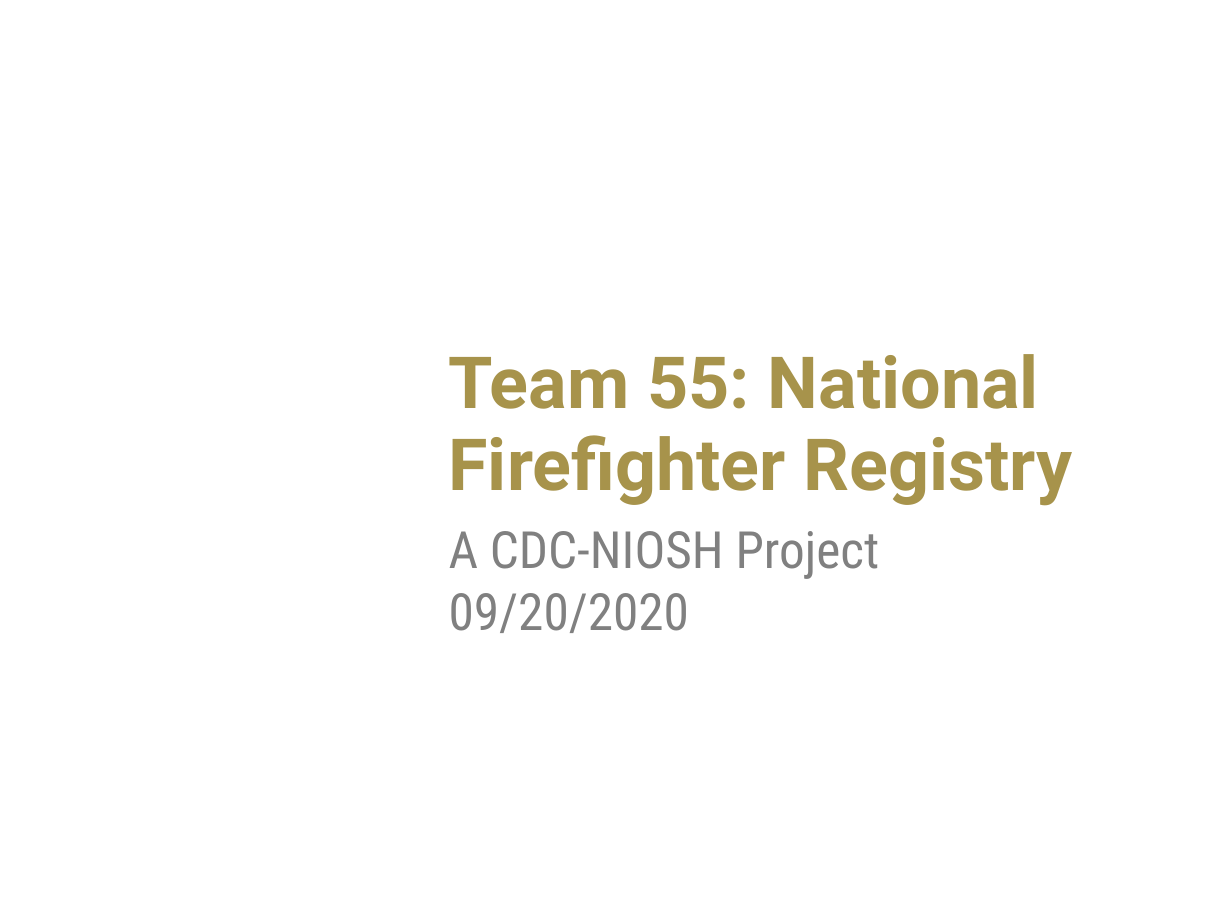
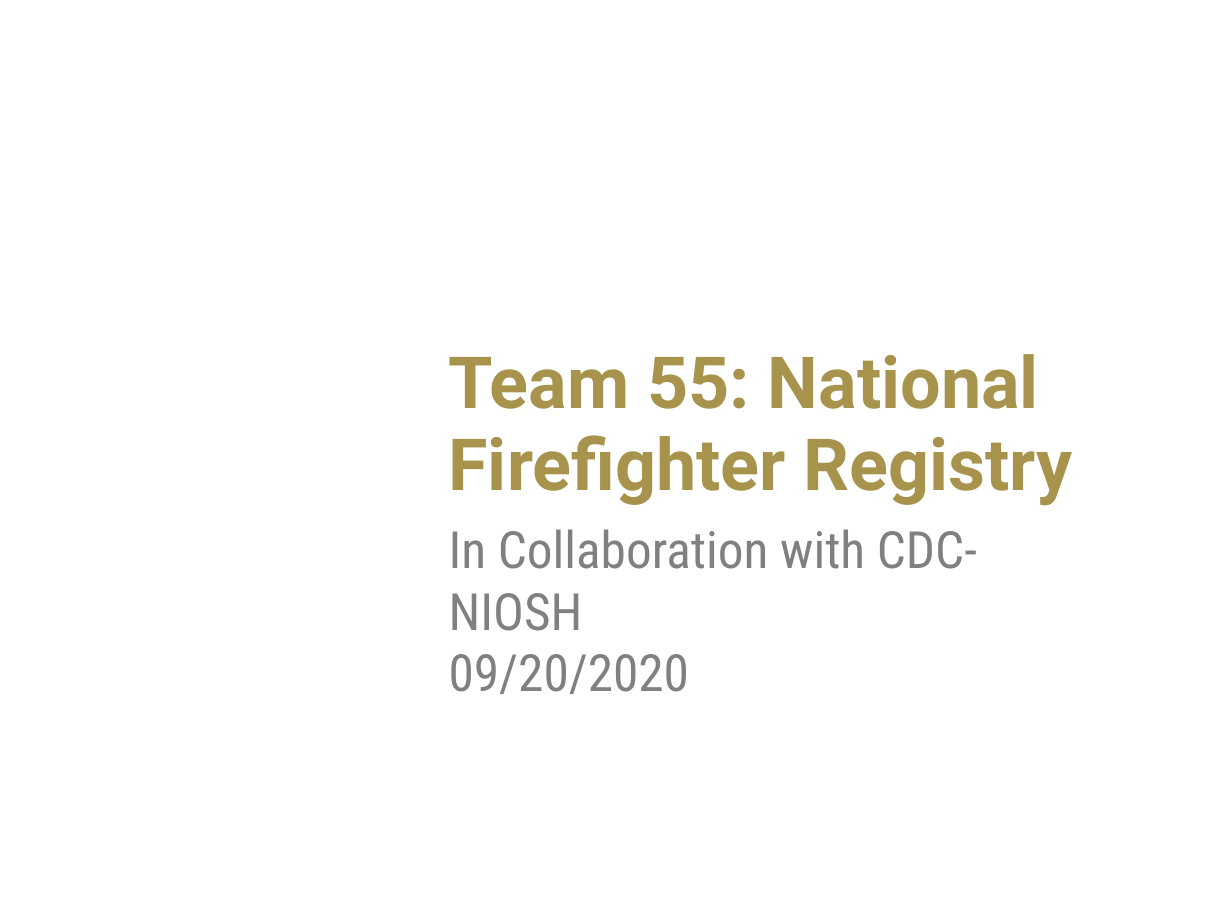
Before and after one commit to jdavis470/National-Firefighter-Registry, a slide deck: slide 1 of Team 55 Project Plan.pptx. Drawn at 1232x924 pixels with LibreOffice and Linux fonts; fonts in the diff are those of the drawing; background and template pictures are left out. Boxes give left, top, right and bottom in pixels: in the first picture for what was removed or moved away, otherwise in the second. Text is boxed around its words. In the diff, an @@ line names an element or a change of style, - is before the commit and + after.

```diff
--- a/Team 55 Project Plan.pptx
+++ b/Team 55 Project Plan.pptx
@@ subtitle at bbox=[449, 529, 977, 631]: text changed @@
-A CDC-NIOSH Project
+In Collaboration with CDC-NIOSH
```
Also in this commit, not shown: 4 other slides changed, 5 slides removed.
